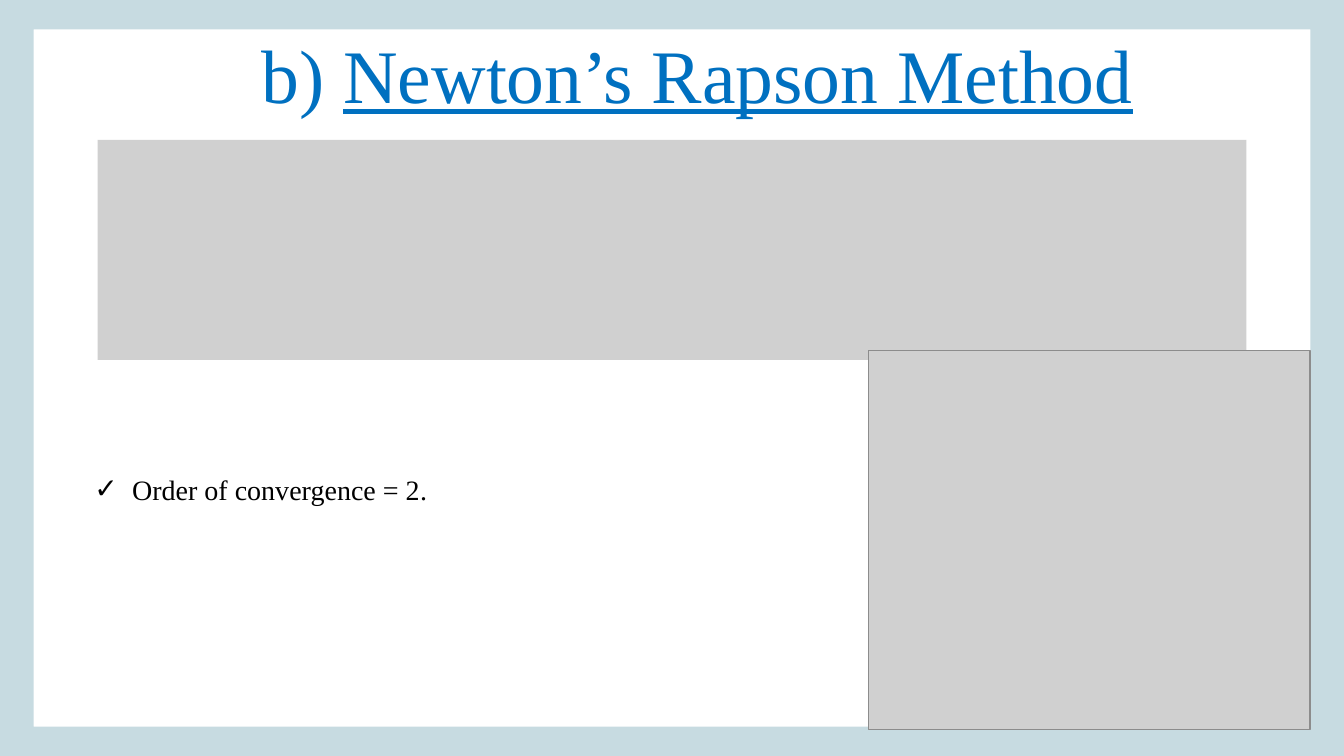
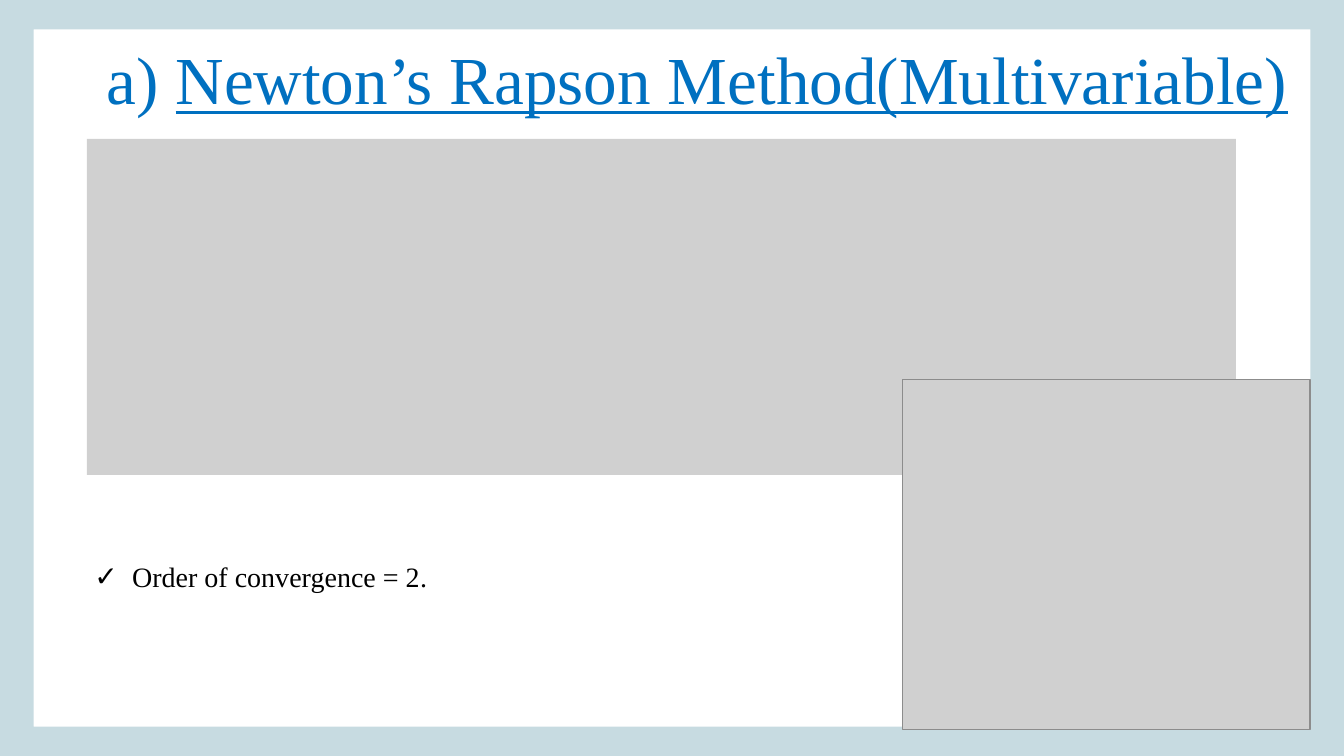
Before and after one commit to SatyamR196/CAPE_LAB, a slide deck: slide 7 of Lab_2/Cape Lab_A2.pptx (slide 13 before the commit). Drawn at 1344x756 pixels with LibreOffice and Linux fonts; fonts in the diff are those of the drawing; grey boxes stand for pictures; background and template pictures are left out. Boxes give left, top, right and bottom in pixels: in the first picture for what was removed or moved away, otherwise in the second. Text is boxed around its words. In the diff, an @@ line names an element or a change of style, - is before the commit and + after.

```diff
--- a/Lab_2/Cape Lab_A2.pptx
+++ b/Lab_2/Cape Lab_A2.pptx
@@ title at (107, 57, 1287, 117): text changed; size 54 to 48 pt @@
-  b) Newton’s Rapson Method
+  a) Newton’s Rapson Method(Multivariable)
@@ picture: place and size @@
-picture at (98, 140, 1247, 360)
+picture at (87, 139, 1236, 475)
@@ picture: place and size @@
-picture at (868, 351, 1310, 730)
+picture at (903, 380, 1311, 730)
@@ text "Order of convergence = 2.": place and size @@
-text "Order of convergence = 2." at (132, 480, 427, 505)
+text "Order of convergence = 2." at (132, 567, 427, 593)
```
Also in this commit, not shown: 3 other slides changed, 5 slides added, 15 slides removed, 1 other file.
